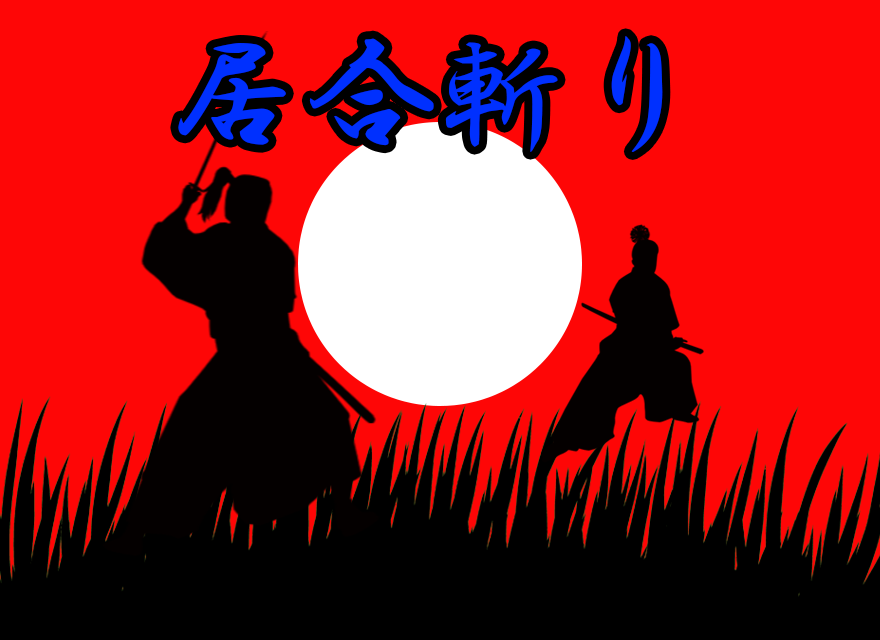
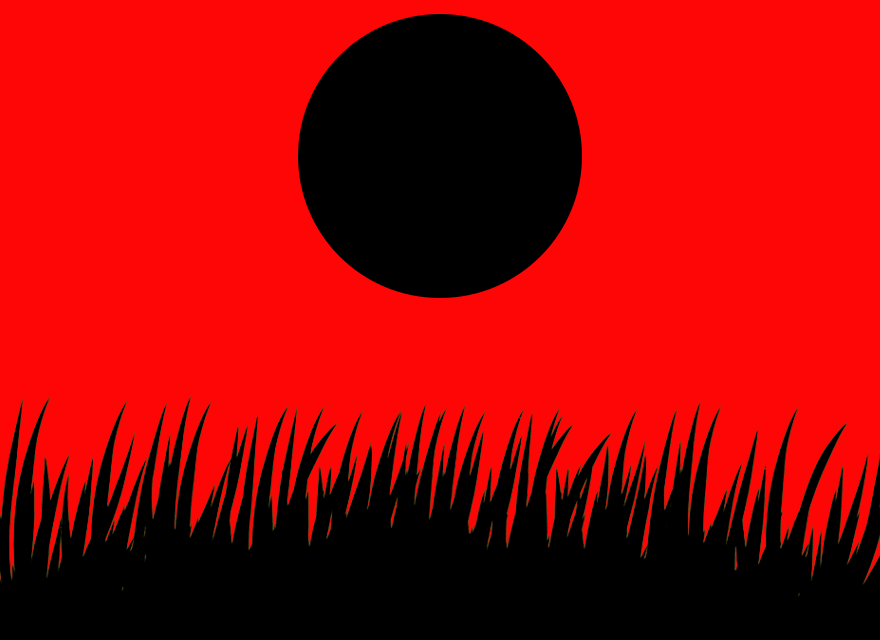
Before/after of a w=880, h=640 layered artwork. What changed in the layer stack:
hid "居合斬り" over [178, 36, 663, 152]
hid "侍２" over [103, 31, 380, 556]
hid "侍１" over [541, 224, 704, 462]
painted on "月" over [298, 14, 582, 406]
